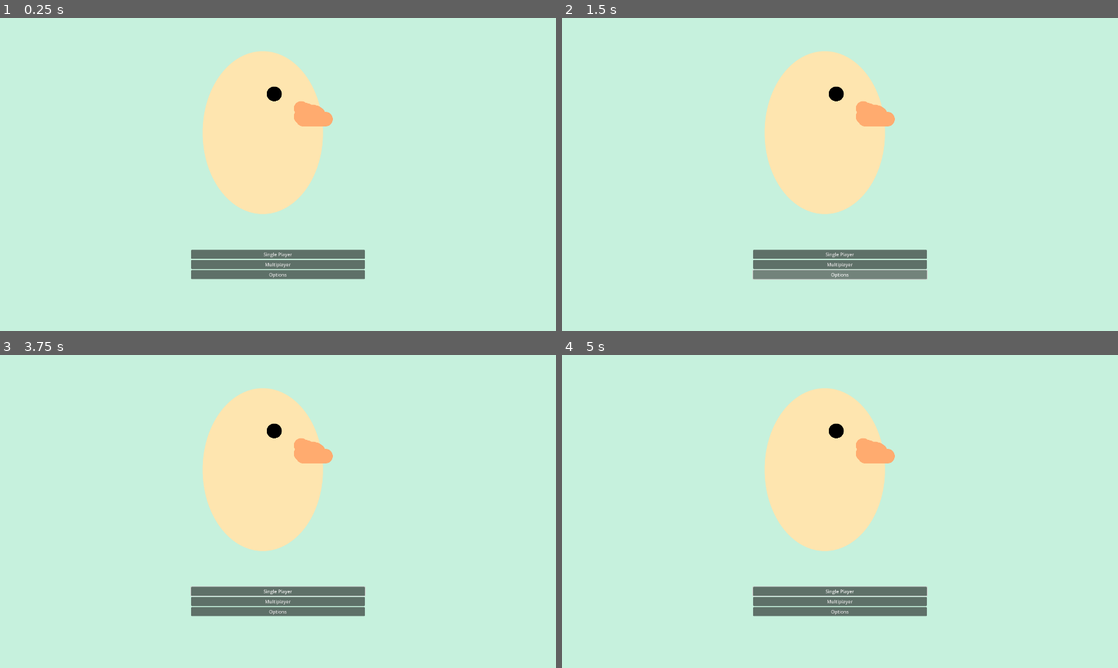
Above: before the commit, frames 1-4 (two rows, left to right).
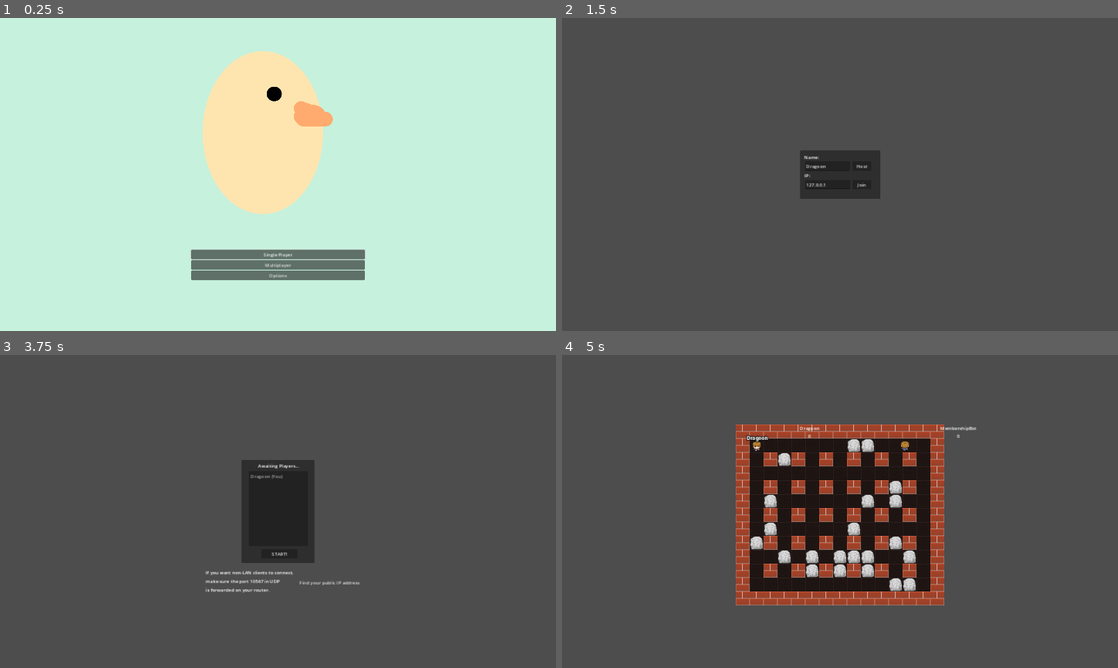
Above: after the commit, the same moments.

Repository: Dragoon-Project-Squad/bomberbird
Game: Godot game, scene res://scenes/main_menu.tscn
Same seed, same stepped clock (60 frames per second), same inputs: the game is played once before the commit and once after it. Sound files missing from this copy of the repository are replaced by a short silence.
Inputs (mouse positions are in pixels of both pictures, inside the frame that each line leads up to):
- Up to frame 1 (0.25 s): no input
- Up to frame 2 (1.5 s): click "Multiplayer" at 0.5 s; click (840, 274) at 1.25 s, where only the run before the commit has a clickable "Options"
- Up to frame 3 (3.75 s): click (278, 592) at 2 s, where only the run before the commit has a clickable "Single Player"; click (278, 592) at 2.75 s, where only the run before the commit has a clickable "Single Player"; click (300, 502) at 3.5 s, where only the run after the commit has a clickable "Host"
- Up to frame 4 (5 s): click (840, 552) at 4.25 s, where only the run after the commit has a clickable "START!"

The runs differ from the first frame. In frame 1, 0.5% of the frame differs, in the area x 34-66%, y 21-84%; in frame 2, 100%, in the area x 0-100%, y 0-100%; in frame 3, 100%; in frame 4, 100%.
Error after the commit: Parse Error: Function "_ready" has the same name as a previously declared function. (res://scripts/bomb.gd:12)

Commit message:
Add main menu, link to lobby

Diff:
--- /dev/null
+++ b/assets/button_theme.tres
@@ -0,0 +1,3 @@
+[gd_resource type="Theme" format=3 uid="uid://dbmlttmtal2do"]
+
+[resource]
--- a/project.godot
+++ b/project.godot
@@ -20,14 +20,14 @@
 
 [autoload]
 
+globals="*res://scripts/globals.gd"
 gamestate="*res://scripts/gamestate.gd"
 
 [display]
 
 window/size/viewport_width=1920
 window/size/viewport_height=1080
-window/stretch/mode="viewport"
-window/stretch/aspect="expand"
+window/stretch/mode="canvas_items"
 
 [global_group]
 
--- a/scenes/bomb.tscn
+++ b/scenes/bomb.tscn
@@ -144,9 +144,12 @@
 autoplay = "anim"
 
 [node name="ExplosionSoundPlayer" type="AudioStreamPlayer2D" parent="."]
+
 [node name="Timer" type="Timer" parent="."]
 wait_time = 2.8
+
 [node name="BombCollisionArea2D" type="Area2D" parent="."]
+
 [node name="CollisionShape2D" type="CollisionShape2D" parent="BombCollisionArea2D"]
 position = Vector2(-0.5, -1)
 shape = SubResource("RectangleShape2D_6btgv")
--- a/scenes/main_menu.gd
+++ /dev/null
@@ -1,15 +0,0 @@
-extends Control
-
-
-func check_config() -> void:
-	pass
-
-# Called when the node enters the scene tree for the first time.
-func _ready() -> void:
-	check_config()
-	pass # Replace with function body.
-
-
-# Called every frame. 'delta' is the elapsed time since the previous frame.
-func _process(delta: float) -> void:
-	pass
--- a/scenes/main_menu.tscn
+++ b/scenes/main_menu.tscn
@@ -1,7 +1,8 @@
-[gd_scene load_steps=3 format=3 uid="uid://dgfv37m0j3grk"]
+[gd_scene load_steps=4 format=3 uid="uid://dgfv37m0j3grk"]
 
-[ext_resource type="Script" path="res://scenes/main_menu.gd" id="1_qmksv"]
+[ext_resource type="Script" path="res://scripts/main_menu.gd" id="1_qmksv"]
 [ext_resource type="Texture2D" uid="uid://c4etvudqmupbf" path="res://assets/scratch/Untitled.png" id="1_xtlt4"]
+[ext_resource type="Theme" uid="uid://dbmlttmtal2do" path="res://assets/button_theme.tres" id="3_fxa86"]
 
 [node name="MainMenu" type="Control"]
 layout_mode = 3
@@ -12,22 +13,34 @@
 position = Vector2(960, 540)
 texture = ExtResource("1_xtlt4")
 
-[node name="VBoxContainer" type="VBoxContainer" parent="."]
+[node name="ButtonBox" type="VBoxContainer" parent="."]
 layout_mode = 0
 offset_left = 660.0
 offset_top = 800.0
 offset_right = 1260.0
 offset_bottom = 1100.0
 
-[node name="SinglePlayer" type="Button" parent="VBoxContainer"]
+[node name="SinglePlayer" type="Button" parent="ButtonBox"]
 layout_mode = 2
+focus_neighbor_top = NodePath("../Options")
+focus_neighbor_bottom = NodePath("../Multiplayer")
+theme = ExtResource("3_fxa86")
+toggle_mode = true
 text = "Single Player"
 
-[node name="Multiplayer" type="Button" parent="VBoxContainer"]
+[node name="Multiplayer" type="Button" parent="ButtonBox"]
 layout_mode = 2
+focus_neighbor_top = NodePath("../SinglePlayer")
+focus_neighbor_bottom = NodePath("../Options")
 text = "Multiplayer"
 
-[node name="Options" type="Button" parent="VBoxContainer"]
+[node name="Options" type="Button" parent="ButtonBox"]
 layout_mode = 2
+focus_neighbor_top = NodePath("../Multiplayer")
+focus_neighbor_bottom = NodePath("../SinglePlayer")
 text = "Options
 "
+
+[connection signal="pressed" from="ButtonBox/SinglePlayer" to="." method="_on_single_player_pressed"]
+[connection signal="pressed" from="ButtonBox/Multiplayer" to="." method="_on_multiplayer_pressed"]
+[connection signal="pressed" from="ButtonBox/Options" to="." method="_on_options_pressed"]
--- /dev/null
+++ b/scripts/config.gd
@@ -0,0 +1,26 @@
+class_name Config extends Node
+
+var config = ConfigFile.new()
+
+func _init() -> void:
+	var err = self.load()
+	if err == OK:
+		return
+
+	defaults()
+	save()
+
+func defaults() -> void:
+	config.set_value("Player", "player_name", "Dragoon")
+	# TODO(Input)
+	#print(InputMap.action_get_events("move_down"))
+	#config.set_value("Input", "player_name", "Steve")
+
+func save():
+	config.save("user://config.cfg")
+
+func load():
+	return config.load("user://config.cfg")
+
+func get_player_name():
+	return config.get_value("Player", "player_name", "Dragoon")
--- a/scripts/gamestate.gd
+++ b/scripts/gamestate.gd
@@ -15,7 +15,7 @@
 var human_player_count = 1
 
 # Name for my player.
-var player_name = "Dragoon"
+var player_name = globals.config.get_player_name()
 
 # Names for remote players in id:name format.
 var players = {}
--- /dev/null
+++ b/scripts/globals.gd
@@ -0,0 +1,3 @@
+extends Node
+
+var config = Config.new()
--- a/scripts/lobby.gd
+++ b/scripts/lobby.gd
@@ -8,10 +8,8 @@
 	gamestate.game_ended.connect(_on_game_ended)
 	gamestate.game_error.connect(_on_game_error)
 	# Set the player name according to the system username. Fallback to the path.
-	if OS.has_environment("USERNAME"):
-		$Connect/Name.text = "Defaultgoon"
-	else:
-		$Connect/Name.text = "Doki Enjoyer"
+	$Connect/Name.text = globals.config.get_player_name()
+
 
 
 func _on_host_pressed():
--- /dev/null
+++ b/scripts/main_menu.gd
@@ -0,0 +1,22 @@
+extends Control
+
+# Called when the node enters the scene tree for the first time.
+func _ready() -> void:
+	$ButtonBox/SinglePlayer.grab_focus()
+
+
+# Called every frame. 'delta' is the elapsed time since the previous frame.
+func _process(delta: float) -> void:
+	pass
+
+
+func _on_single_player_pressed() -> void:
+	pass # Replace with function body.
+
+
+func _on_multiplayer_pressed() -> void:
+	get_tree().change_scene_to_file("res://scenes/lobby.tscn")
+
+
+func _on_options_pressed() -> void:
+	pass # Replace with function body.
Not shown: 1 places in scenes/bomb.tscn that only renumber resources
